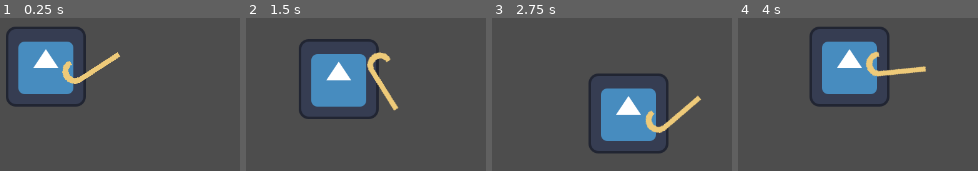
Above: before the commit, frames 1-4 (left to right).
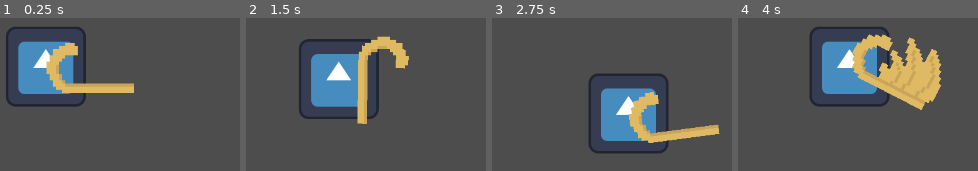
Above: after the commit, the same moments.

Repository: alx4n/kursaal
Game: Godot game, scene res://scenes/test.tscn
The game is run twice, just before and just after one commit, with the same random seed, the same clock (stepped at 60 frames per second) and the same inputs. The project has no main scene, so this scene is started directly. The engine's default icon, where the game draws it, is replaced by a stand-in: a white triangle on a blue panel in a dark square.
Inputs (mouse positions are in pixels of both pictures, inside the frame that each line leads up to):
- Up to frame 1 (0.25 s): no input
- Up to frame 2 (1.5 s): tap Enter at 0.5 s; move the mouse to (outside the picture) at 0.52 s; hold Right (right) 0.53-1.28 s; move the mouse to (outside the picture) at 1.27 s; hold Down (down) from 1.28 s (still down)
- Up to frame 3 (2.75 s): move the mouse to (outside the picture) at 2.02 s; release Down (down) at 2.03 s; hold Right (right) from 2.03 s (still down)
- Up to frame 4 (4 s): move the mouse to (outside the picture) at 2.77 s; release Right (right) at 2.78 s; hold W (up) 2.78-3.53 s; move the mouse to (outside the picture) at 3.52 s; hold A (left) from 3.53 s (still down)

The runs differ from the first frame. In frame 1, 5.0% of the frame differs, in the area x 19-56%, y 16-50%; in frame 2, 5.1%; in frame 3, 5.0%; in frame 4, 10%, in the area x 47-85%, y 10-61%.
Error after the commit: Invalid operands 'int' and 'Vector2' in operator '>'. (res://scripts/weapon.gd:18)

Commit message:
Add mouse tracking to weapon

Diff:
--- a/scenes/weapon.tscn
+++ b/scenes/weapon.tscn
@@ -1,19 +1,15 @@
-[gd_scene format=3 uid="uid://cqm1ftld8nm3d"]
+[gd_scene format=3 uid="uid://c00hnh3le7e7l"]
 
-[ext_resource type="Texture2D" uid="uid://cfntk2esnlyln" path="res://assets/Cane - diag.png" id="1_xasec"]
+[ext_resource type="Texture2D" uid="uid://d0mv7yqiowpb2" path="res://assets/Cane frames 1.png" id="1_uxn4k"]
 [ext_resource type="Script" uid="uid://by7dn30hrpqv3" path="res://scripts/weapon.gd" id="2_uxn4k"]
 
-[sub_resource type="CircleShape2D" id="CircleShape2D_uxn4k"]
-radius = 15.132746
+[sub_resource type="AtlasTexture" id="AtlasTexture_bmw2d"]
+atlas = ExtResource("1_uxn4k")
+region = Rect2(0, 0, 64, 24)
 
 [node name="Weapon" type="Sprite2D" unique_id=784183095]
-texture = ExtResource("1_xasec")
+texture_filter = 1
+scale = Vector2(5, 5)
+texture = SubResource("AtlasTexture_bmw2d")
+hframes = 2
 script = ExtResource("2_uxn4k")
-
-[node name="Area2D" type="Area2D" parent="." unique_id=1466454712]
-position = Vector2(65, -35)
-
-[node name="CollisionShape2D" type="CollisionShape2D" parent="Area2D" unique_id=1490317302]
-shape = SubResource("CircleShape2D_uxn4k")
-
-[connection signal="area_entered" from="Area2D" to="." method="_on_area_2d_area_entered"]
--- a/scripts/weapon.gd
+++ b/scripts/weapon.gd
@@ -1,6 +1,7 @@
 extends Sprite2D
 
 const MOUSE_SENSITIVITY = .01
+var mouse_delta = 0
 
 # Called when the node enters the scene tree for the first time.
 func _ready() -> void:
@@ -10,12 +11,12 @@
 func _input(event: InputEvent) -> void:
 	if event is InputEventMouseMotion:
 		self.look_at(get_global_mouse_position())
+		mouse_delta = event.relative
 
 # Called every frame. 'delta' is the elapsed time since the previous frame.
 func _process(delta: float) -> void:
+	if mouse_delta > Vector2(0.1, 0.1):
+		self.frame = 1
+		await get_tree().create_timer(0.5).timeout
+		self.frame = 0
 	pass
-
-
-func _on_area_2d_area_entered(area: Area2D) -> void:
-	Input.set_mouse_mode(Input.MOUSE_MODE_CAPTURED)
-	pass # Replace with function body.
Binary file added: assets/Cane - shade diag.png
Not shown, added: assets/Cane - shade diag.png.import
Binary file added: assets/Cane - shade side.png
Not shown, added: assets/Cane - shade side.png.import
Binary file added: assets/Cane - shade slash fixed.png
Not shown, added: assets/Cane - shade slash fixed.png.import
Binary file added: assets/Cane - shade slash.png
Not shown, added: assets/Cane - shade slash.png.import
Binary file added: assets/Cane - shade.png
Not shown, added: assets/Cane - shade.png.import
Binary file added: assets/Cane frames 1.png
Not shown, added: assets/Cane frames 1.png.import
